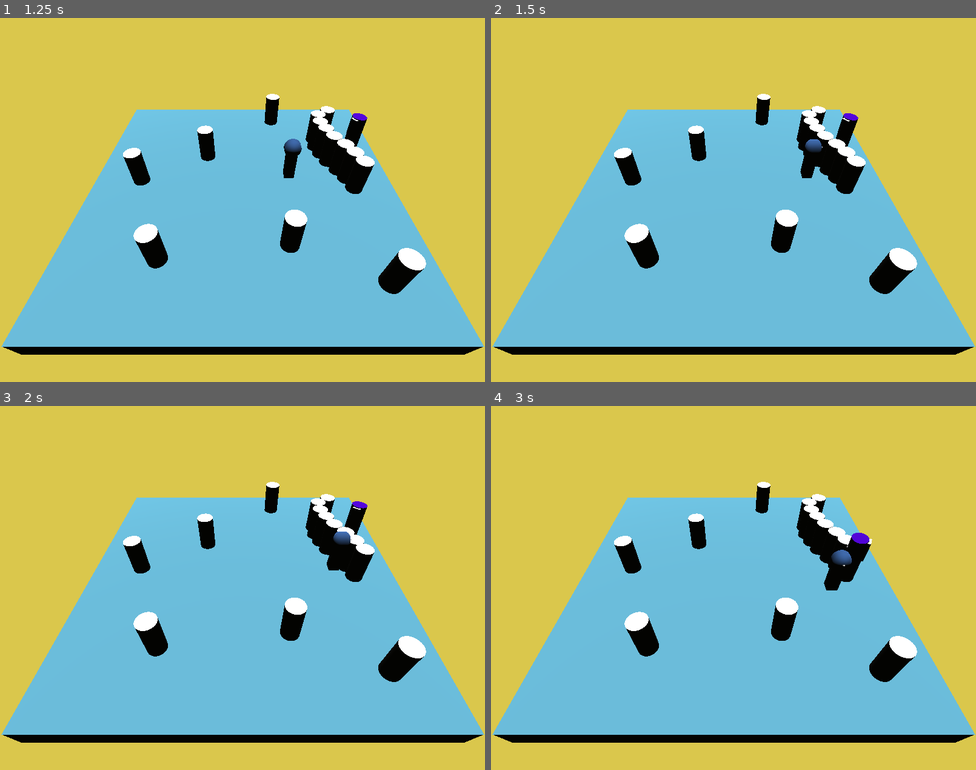
Above: before the commit, frames 1-4 (two rows, left to right).
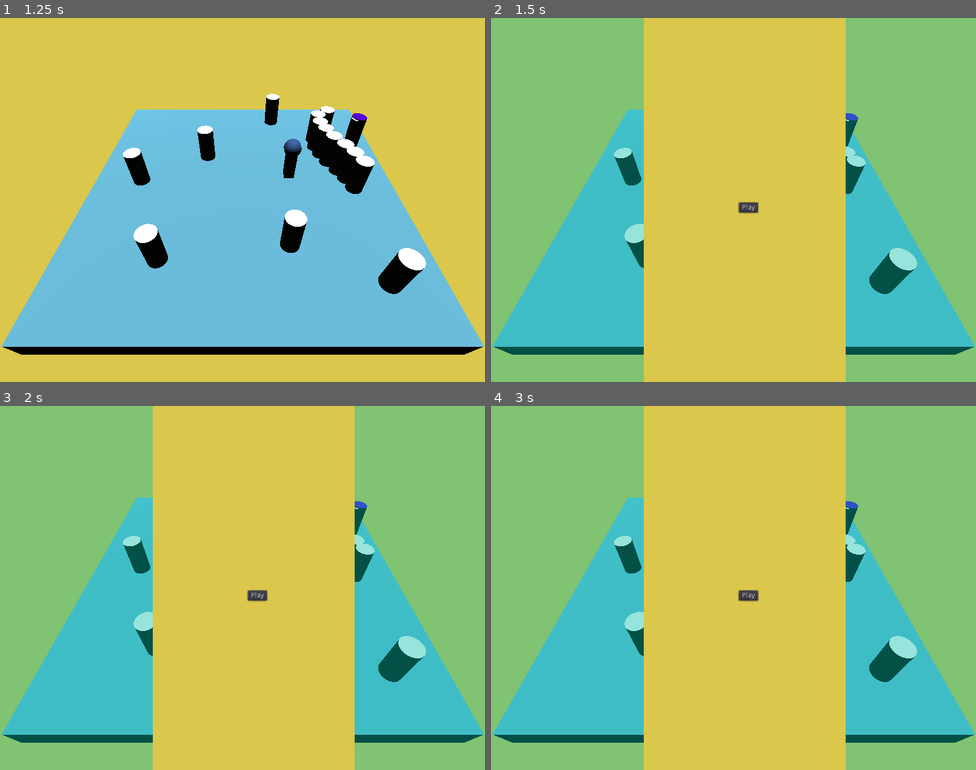
Above: after the commit, the same moments.

Repository: OnyJ/Medusa-old
Game: Godot game, scene res://scenes/Main.tscn
Same seed, same stepped clock (60 frames per second), same inputs: the game is played once before the commit and once after it.
Inputs (mouse positions are in pixels of both pictures, inside the frame that each line leads up to):
- Up to frame 1 (1.25 s): click "Play" at 0.5 s
- Up to frame 2 (1.5 s): tap Enter (ui_accept) at 1.25 s; hold D (move_right) from 1.28 s (still down); hold Enter (ui_accept) from 1.28 s (still down)
- Up to frame 3 (2 s): keep holding D (move_right); keep holding Enter (ui_accept)
- Up to frame 4 (3 s): release D (move_right) at 2 s; release Enter (ui_accept) at 2 s; click (748, 595) at 2 s, where only the run after the commit has a clickable "Play"; hold S (move_back) from 2.78 s (still down); tap Enter (ui_accept) at 2.85 s

Frame 1 is identical in both runs. In frame 2, 87% of the frame differs, in the area x 0-100%, y 0-100%; in frame 3, 87%; in frame 4, 87%.

Commit message:
game over functionnal ga .!

Diff:
--- a/scenes/Main.tscn
+++ b/scenes/Main.tscn
@@ -17,4 +17,6 @@
 current = true
 
 [node name="UI" parent="." instance=ExtResource( 2 )]
+[connection signal="petrified" from="Map" to="." method="_on_Map_petrified"]
 [connection signal="start_game" from="UI" to="." method="_on_UI_start_game"]
+[connection signal="start_game" from="UI" to="Map" method="_on_UI_start_game"]
--- a/scenes/Map.tscn
+++ b/scenes/Map.tscn
@@ -1,8 +1,9 @@
-[gd_scene load_steps=10 format=2]
+[gd_scene load_steps=11 format=2]
 
 [ext_resource path="res://scenes/Statue.tscn" type="PackedScene" id=1]
 [ext_resource path="res://scenes/Medusa.tscn" type="PackedScene" id=2]
 [ext_resource path="res://scenes/Player.tscn" type="PackedScene" id=3]
+[ext_resource path="res://scripts/Map.gd" type="Script" id=4]
 
 [sub_resource type="NavigationMesh" id=1]
 vertices = PoolVector3Array( -14, -4.8347, 0, -13, -4.8347, 0, -12, -4.8347, -2, -14, -4.8347, -7, -8, -4.8347, -1, -6, …(1735 unchanged characters)…
@@ -28,6 +29,7 @@
 background_color = Color( 0.854902, 0.780392, 0.298039, 1 )
 
 [node name="Map" type="Node"]
+script = ExtResource( 4 )
 
 [node name="Ground" type="StaticBody" parent="."]
 transform = Transform( 15, 0, 0, 0, 1, 0, 0, 0, 15, 0, -1.03209, 0 )
@@ -110,4 +112,5 @@
 [node name="Timer" type="Timer" parent="."]
 wait_time = 2.0
 autostart = true
+[connection signal="petrify" from="Ground/Navigation/Medusa" to="." method="_on_Medusa_petrify"]
 [connection signal="timeout" from="Timer" to="Ground/Navigation/Medusa" method="_on_Timer_timeout"]
--- a/scripts/Main.gd
+++ b/scripts/Main.gd
@@ -1,7 +1,14 @@
 extends Node
 
 export var game_is_started = false
+export var game_over = false
+
+func _on_UI_start_game():
+	print("start game")
+	game_over = false
+	game_is_started = true
 
 
-func _on_UI_start_game():
-	game_is_started = true
+func _on_Map_petrified():
+	game_over = true
+	$UI.show_screen("GameOver")
--- /dev/null
+++ b/scripts/Map.gd
@@ -0,0 +1,17 @@
+extends Node
+
+signal petrified
+onready var main = $'../../Main'
+onready var start = main.game_is_started
+
+func _ready():
+	if start == true:
+		print(start)
+
+func _on_Medusa_petrify():
+	emit_signal("petrified")
+
+
+func _on_UI_start_game():
+#	get_tree().reload_current_scene()
+	pass
--- a/scripts/Medusa.gd
+++ b/scripts/Medusa.gd
@@ -29,7 +29,7 @@
 
 
 func _physics_process(delta):
-	if main.game_is_started:
+	if main.game_is_started and !main.game_over:
 		match state:
 			CHILL:
 				rotate_y(-0.05)
--- a/scripts/Player.gd
+++ b/scripts/Player.gd
@@ -9,7 +9,7 @@
 
 
 func _physics_process(delta):
-	if main.game_is_started:
+	if main.game_is_started and !main.game_over:
 		handle_player_control(delta)
 
 
@@ -40,4 +40,5 @@
 
 func get_petrified():
 	emit_signal("petrified")
-	print("petrified")
+	main.game_over = true
+	print(main.game_over)
--- a/scripts/UI.gd
+++ b/scripts/UI.gd
@@ -8,7 +8,6 @@
 		"GameOver":
 			$GameOver.show()
 			yield(get_tree().create_timer(1.0), "timeout")
-			show_screen("Menu")
 		"Menu":
 			$GameOver.hide()
 			$Menu.show()
@@ -22,3 +21,8 @@
 	# allow Medusa to move
 	show_screen("Game")
 	emit_signal("start_game")
+
+func _unhandled_input(event):
+	if event.is_action_pressed("ui_accept"):
+		show_screen("Menu")
+		get_tree().reload_current_scene()
